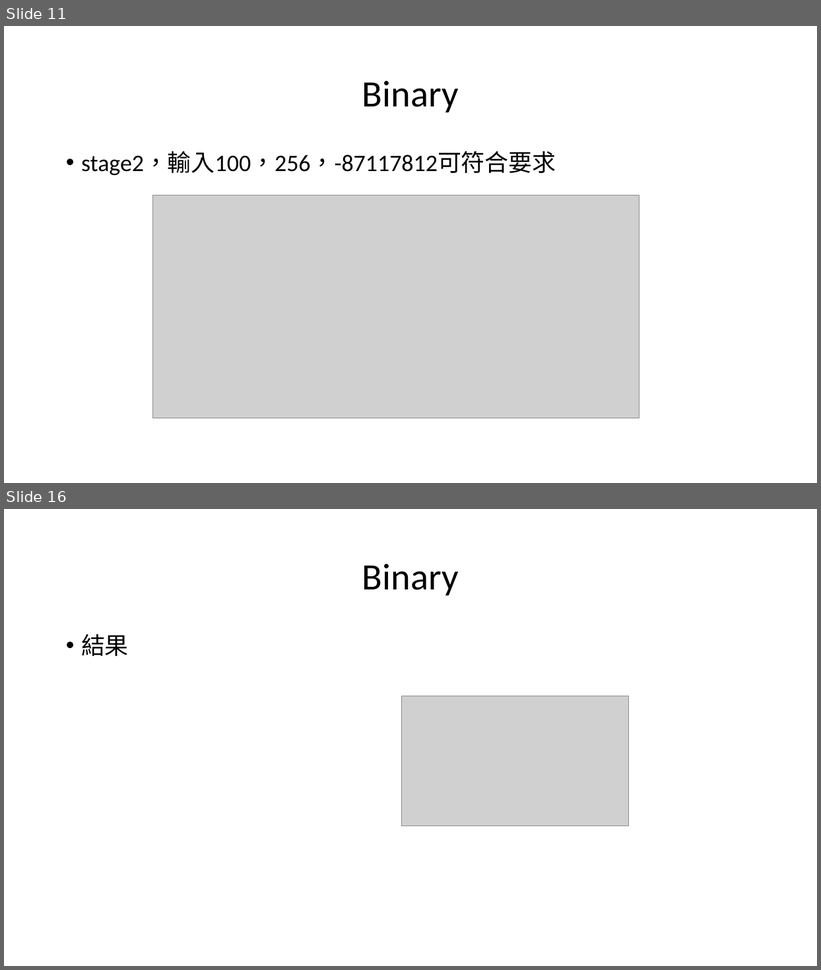
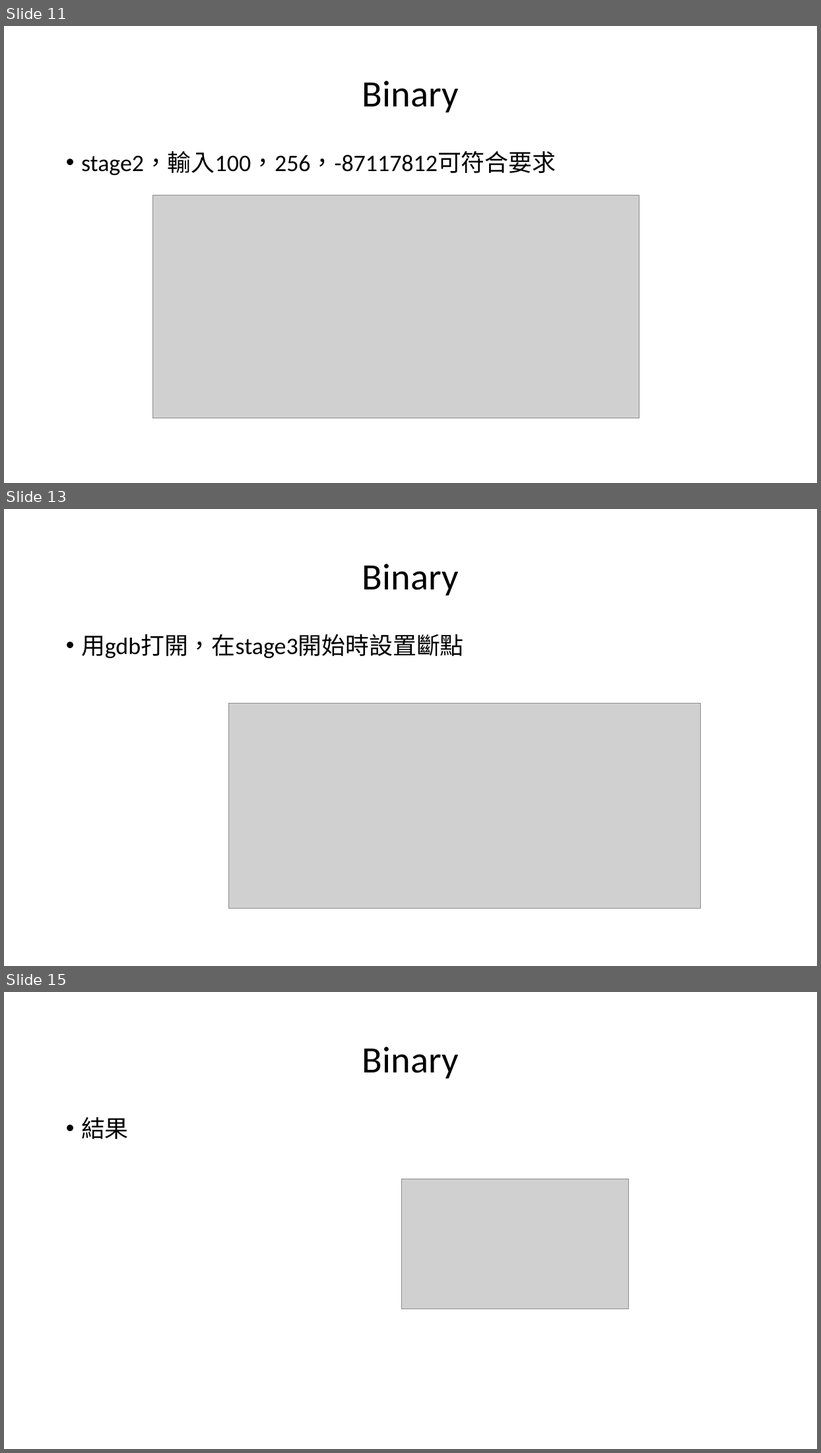
Before and after one commit to u100022136/att_and_def, a slide deck: Pwn/pwn.pptx. Shown one above the other, each under a label of ours: slides 11 and 16 before the commit, slides 11, 13 and 15 after it; the slides between them are not shown. The pictures are 821x970 and 821x1453 pixels, drawn with LibreOffice and Linux fonts; fonts in the diff are those of the drawing; grey boxes stand for pictures. Boxes give left, top, right and bottom in pixels: in the first picture for what was removed or moved away, otherwise in the second. Text is boxed around its words. In the diff, an @@ line names an element or a change of style, - is before the commit and + after.

```diff
--- a/Pwn/pwn.pptx
+++ b/Pwn/pwn.pptx
@@ slide 13 added at [4,509,817,966], background #FFFFFF @@
@@ title added at [362,564,459,595], 44 pt, text #000000 @@
+Binary
@@ text added at [81,634,464,658], 28 pt, text #000000 @@
+• 用gdb打開，在stage3開始時設置斷點
@@ picture added at [229,703,701,908] @@
@@ what was slide 16 is now slide 15 @@
```
Also in this commit, not shown: 2 other slides added, 4 slides removed.
